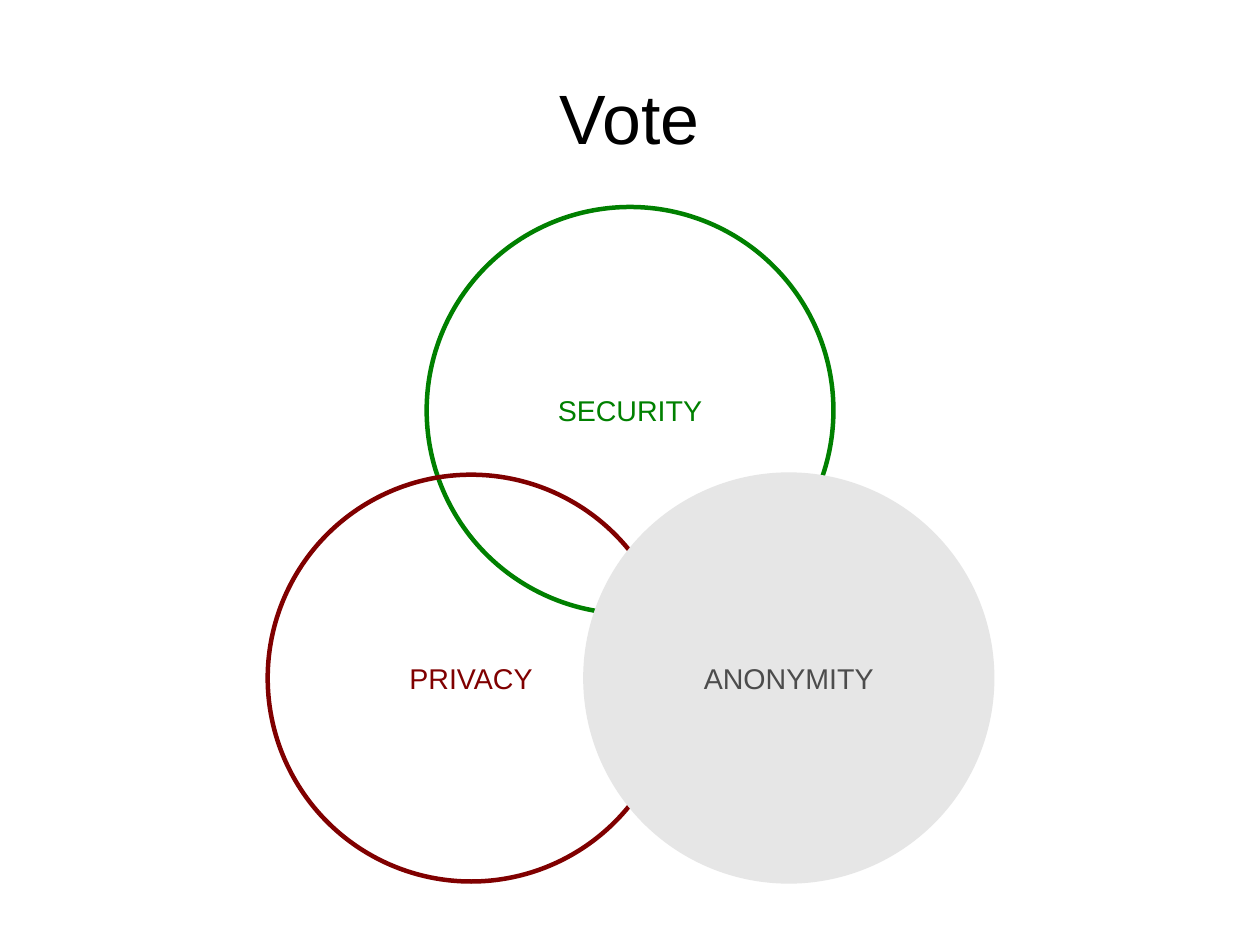
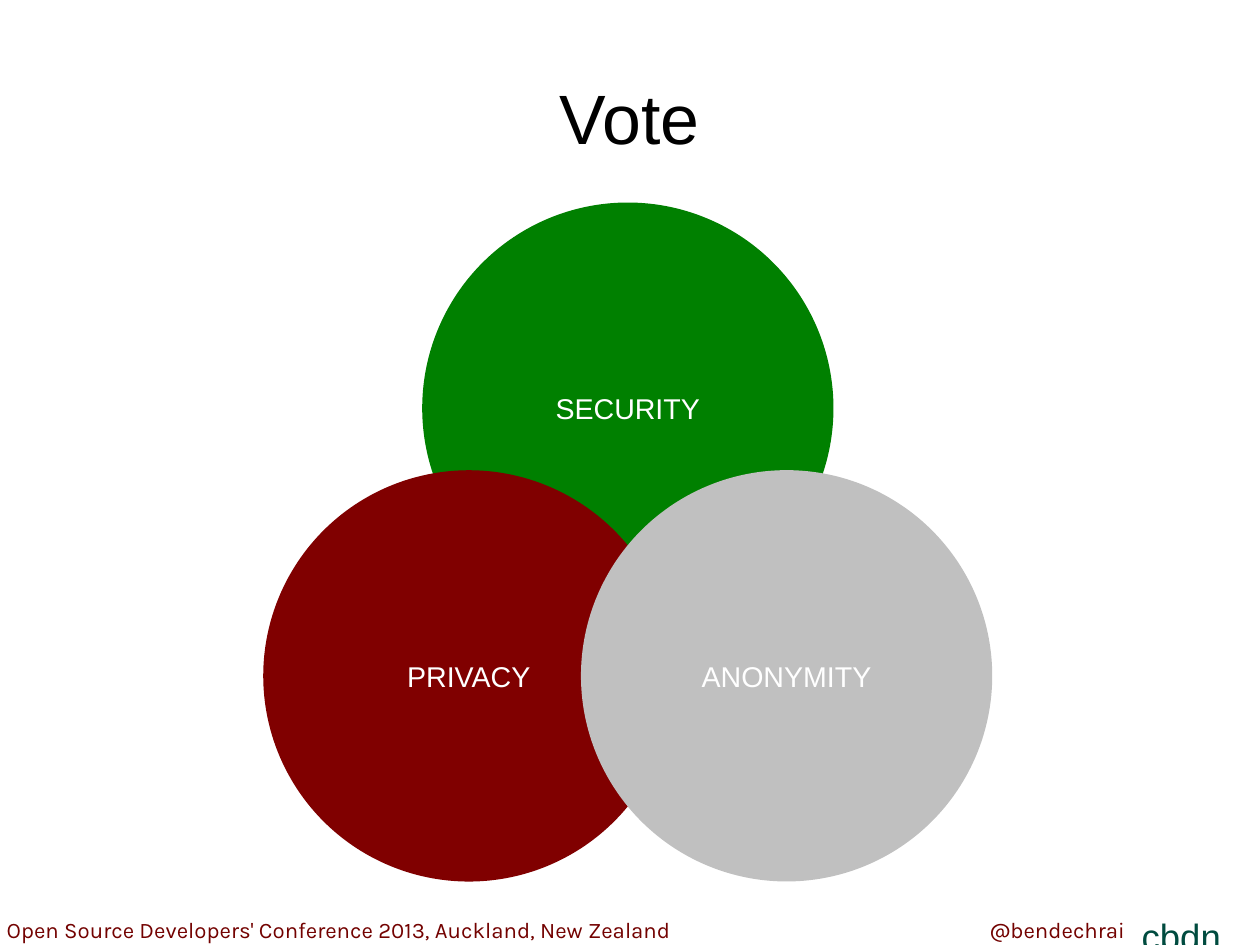
Before and after one commit to bendechrai/preso-security-privacy-anonymity, a slide deck: slide 6 of security-privacy-anonymity.odp (slide 4 before the commit). Drawn at 1260x945 pixels with LibreOffice and Linux fonts; fonts in the diff are those of the drawing; background and template pictures are left out. Boxes give left, top, right and bottom in pixels: in the first picture for what was removed or moved away, otherwise in the second. Text is boxed around its words. In the diff, an @@ line names an element or a change of style, - is before the commit and + after.

```diff
--- a/security-privacy-anonymity.odp
+++ b/security-privacy-anonymity.odp
@@ ellipse "SECURITY" at (x1=424, y1=205, x2=831, y2=612): text colour #008000 to #FFFFFF; fill none to #008000 @@
@@ ellipse "PRIVACY" at (x1=265, y1=472, x2=672, y2=879): text colour #800000 to #FFFFFF; fill none to #800000 @@
@@ ellipse "ANONYMITY" at (x1=583, y1=472, x2=990, y2=879): text colour #4C4C4C to #FFFFFF; fill #E6E6E6 to #C0C0C0; outline #E6E6E6 2.83 pt to #C0C0C0 2.83 pt @@
@@ group added at (x1=0, y1=909, x2=1260, y2=945): 3 texts, 1 rectangle @@
+@bendechrai
+Open Source Developers' Conference 2013, Auckland, New Zealand
+cbdn
```
Also in this commit, not shown: 15 other slides changed, 30 slides added, 35 slides removed.
